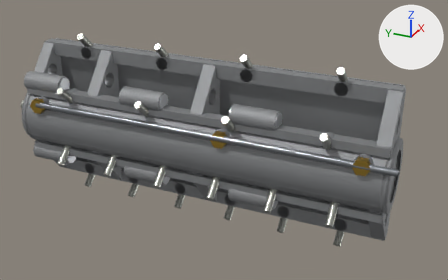
A saved change to the glTF model porsche-911sc-engine/parts/cam-housing-left.glb.
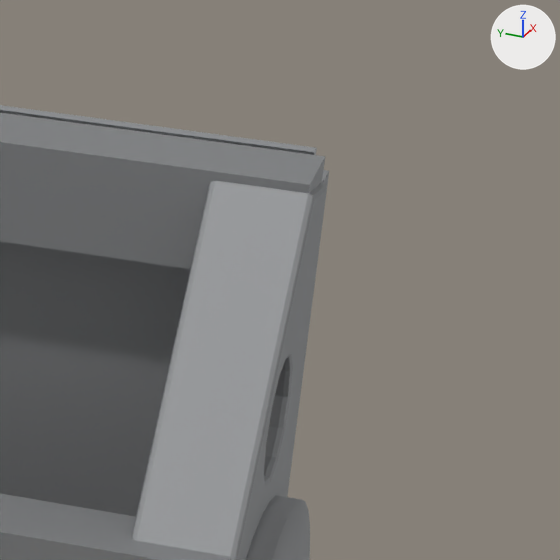
The first picture shows the older version from a camera (50 mm lens) standing at (-798.0, -278.0, 257.0) and looking at (-284.0, -46.0, 0.0). The close-ups show the older and then the newer version on the part from 79% to 99% of the width and 22% to 53% of the height of that picture. Only the edits that show in the close-ups are written down. Every picture has the same lights, and +X, +Y and +Z are marked at upper right. Where no turn or scale is listed for an object, it has been applied to the vertices. Vertices at exactly the same position are counted once.

The first close-up shows 'cam-housing-left:castAlu', 'cam-housing-left:machinedAlu'.
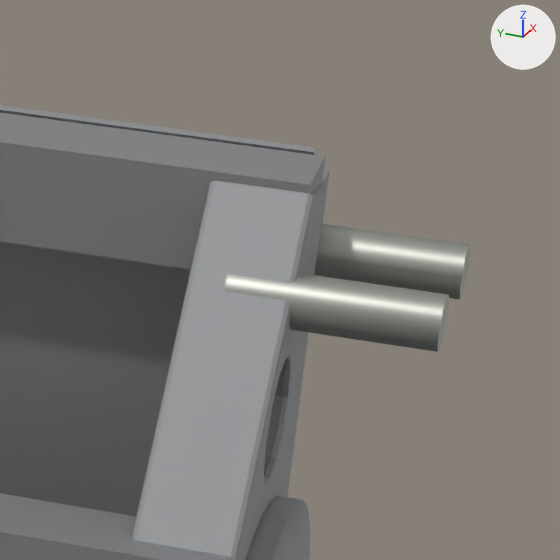
Where the newer file only moved an object's origin or applied its transform, the numbers keep the older frame.

The edits, one by one:
me_mesh_4 is used by ob_cam_housing_left_zincplate; location (-297.9, 2.8, 0.0).
me_mesh_4 had 482 vertices, 872 faces and spanned x -33.0..33.0, y -176.0..176.0, z -91.0..91.0.
me_mesh_4 now has 460 vertices, 832 faces and spans x -33.0..36.0, y -234.0..176.0, z -91.0..91.0.
me_mesh_4 part 1: a new loose piece, a 10-sided cylinder along y spanning x 8.3..15.6, y -234.3..-206.9, z 58.2..65.8, in mat_zincplate (grey #b4b6ae).
me_mesh_4 part 2: a new loose piece, a 10-sided cylinder along y spanning x 28.3..35.6, y -234.3..-206.9, z 58.2..65.8, in mat_zincplate (grey #b4b6ae).
Other edits to the shape of me_mesh_4 do not show in these pictures.

Boxes [x1, y1, x2, y2] around the edits, measured in the close-ups (560 x 560 px):
'cam-housing-left:zincPlate', reshaped (not visible before): after [224, 223, 471, 352]
part 1 of me_mesh_4, added: after [224, 273, 449, 352]
part 2 of me_mesh_4, added: after [315, 223, 471, 300]
